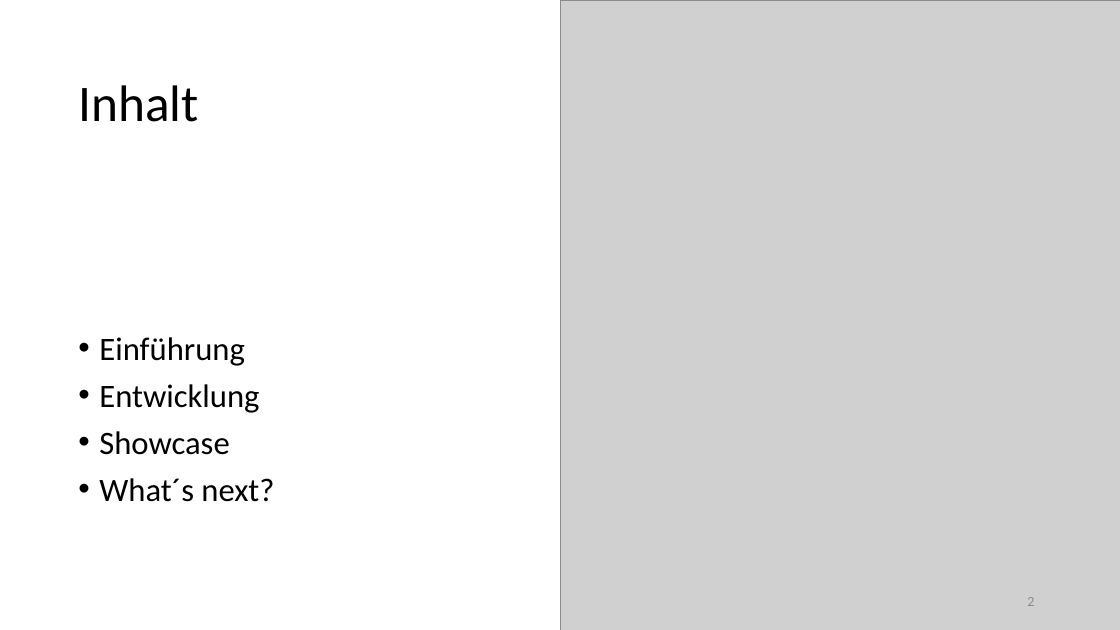
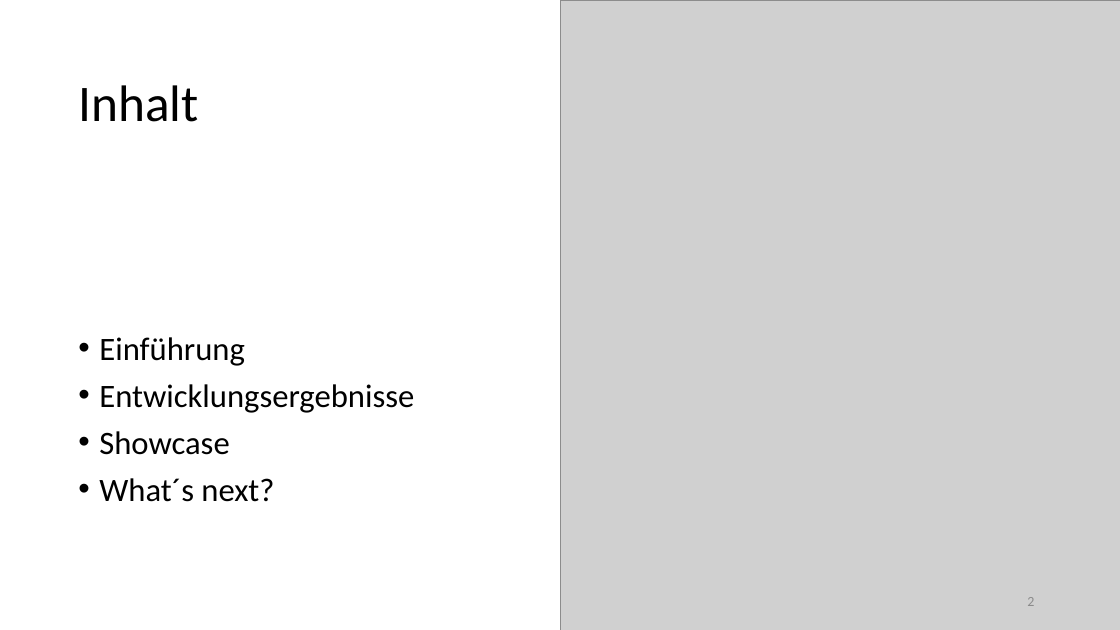
Before and after one commit to benjamin-leiding/FarmInsight-Dashboard-Backend, a slide deck: slide 2 of SmartFarm Insights.pptx. Drawn at 1120x630 pixels with LibreOffice and Linux fonts; fonts in the diff are those of the drawing; grey boxes stand for pictures. Boxes give left, top, right and bottom in pixels: in the first picture for what was removed or moved away, otherwise in the second. Text is boxed around its words. In the diff, an @@ line names an element or a change of style, - is before the commit and + after.

```diff
--- a/SmartFarm Insights.pptx
+++ b/SmartFarm Insights.pptx
@@ text at (x1=99, y1=384, x2=414, y2=413): text changed @@
-• Entwicklung
+• Entwicklungsergebnisse
```
Also in this commit, not shown: 5 other slides changed.
